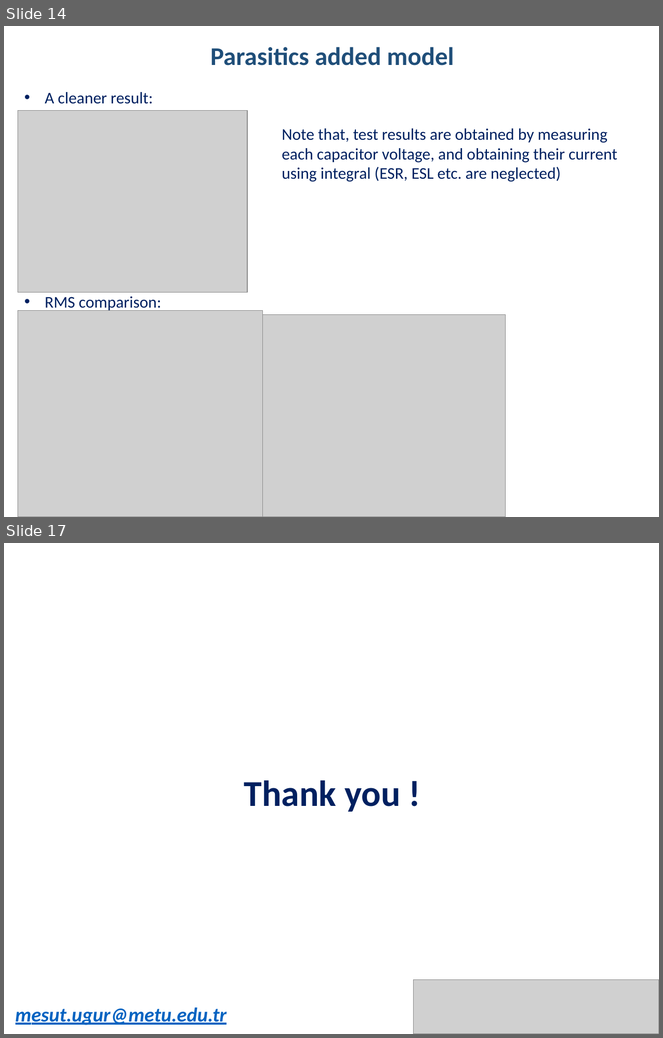
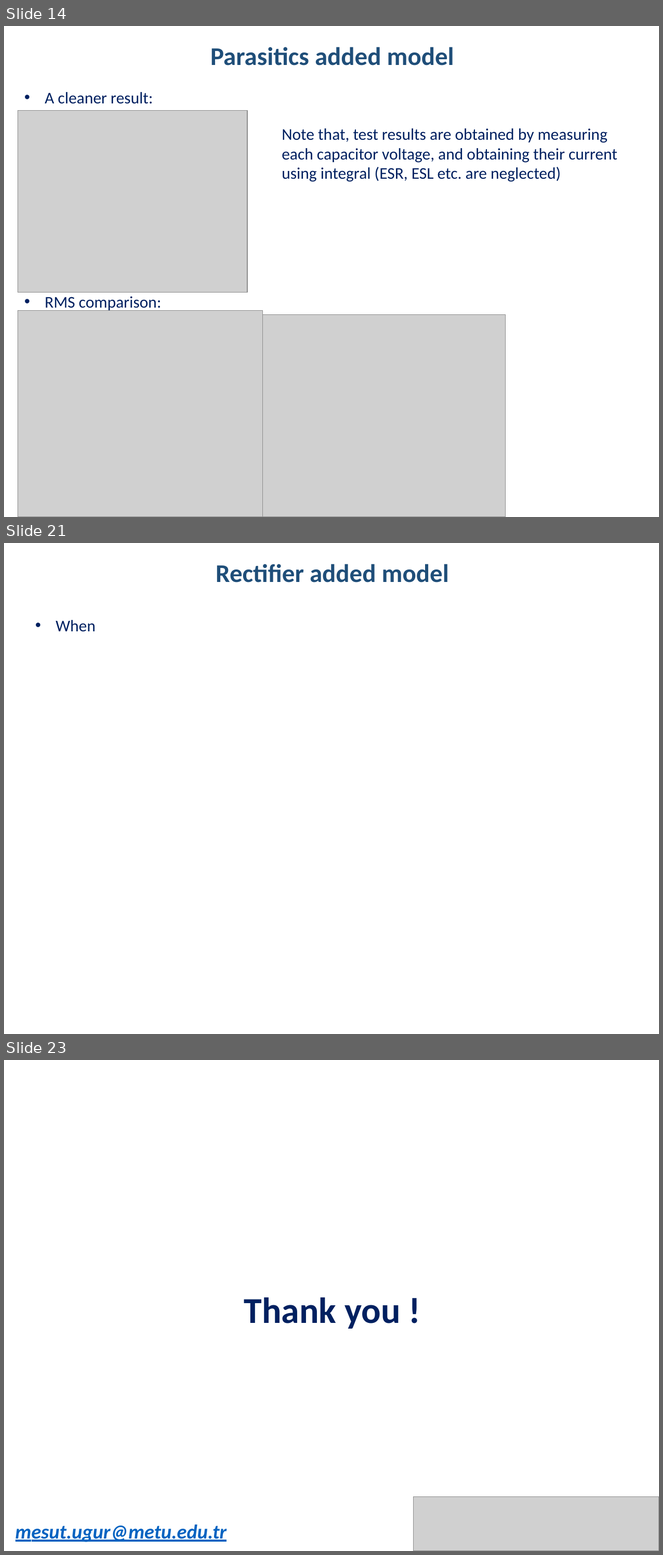
Before and after one commit to hakanpolat/IMMD, a slide deck: Simulation/dcbusmodelwrapup/immd_dcbusmodelwrapup.pptx. Shown one above the other, each under a label of ours: slides 14 and 17 before the commit, slides 14, 21 and 23 after it; the slides between them are not shown. The pictures are 663x1038 and 663x1555 pixels, drawn with LibreOffice and Linux fonts; fonts in the diff are those of the drawing; grey boxes stand for pictures. Boxes give left, top, right and bottom in pixels: in the first picture for what was removed or moved away, otherwise in the second. Text is boxed around its words. In the diff, an @@ line names an element or a change of style, - is before the commit and + after.

Commit message:
DC bus modeli üzerine hazırlanan sunumda rectifier etkileri incelendi. Sırada unbalance var.

```diff
--- a/Simulation/dcbusmodelwrapup/immd_dcbusmodelwrapup.pptx
+++ b/Simulation/dcbusmodelwrapup/immd_dcbusmodelwrapup.pptx
@@ slide 21 added at <box>4,543,659,1034</box>, background #FFFFFF @@
@@ text added at <box>216,564,449,583</box>, 28 pt, text #1F4E79, bold @@
+Rectifier added model
@@ text added at <box>55,620,96,632</box>, 18 pt, text #002060 @@
+• When
@@ what was slide 17 is now slide 23 @@
```
Also in this commit, not shown: 5 slides changed, 5 other slides added, 4 other files.
